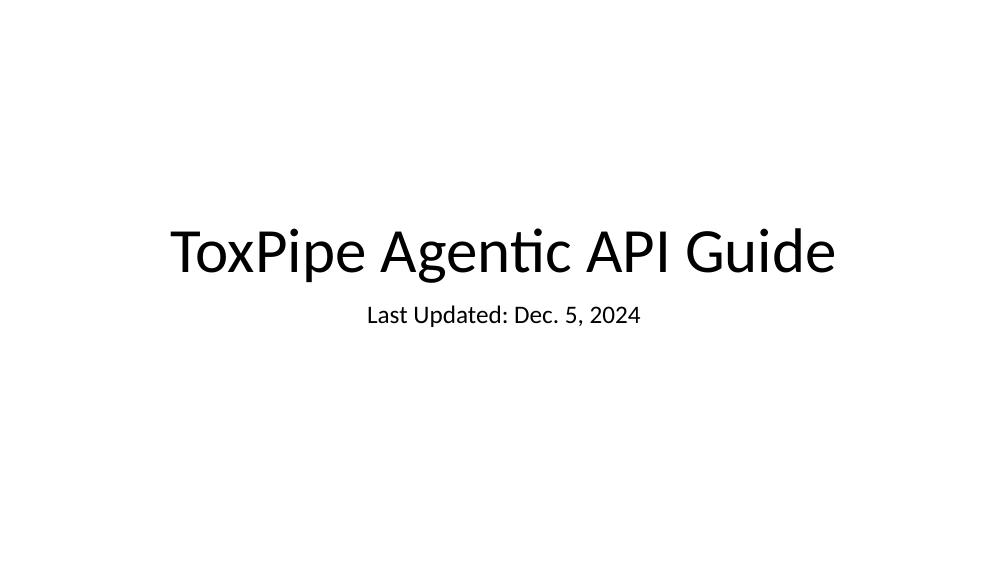
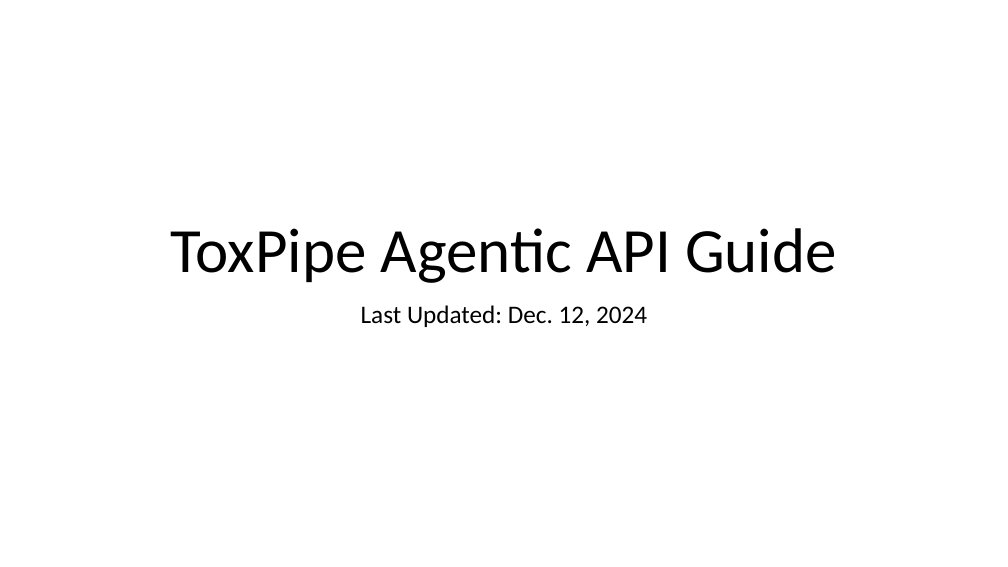
Before and after one commit to NIEHS/ToxPipe, a slide deck: slide 1 of ToxPipe API Guide.pptx. Drawn at 1008x567 pixels with LibreOffice and Linux fonts; fonts in the diff are those of the drawing. Boxes give left, top, right and bottom in pixels: in the first picture for what was removed or moved away, otherwise in the second. Text is boxed around its words. In the diff, an @@ line names an element or a change of style, - is before the commit and + after.

```diff
--- a/ToxPipe API Guide.pptx
+++ b/ToxPipe API Guide.pptx
@@ subtitle at box(361, 305, 647, 327): text changed @@
-Last Updated: Dec. 5, 2024
+Last Updated: Dec. 12, 2024
```
Also in this commit, not shown: 1 other slide changed, 9 other files.
